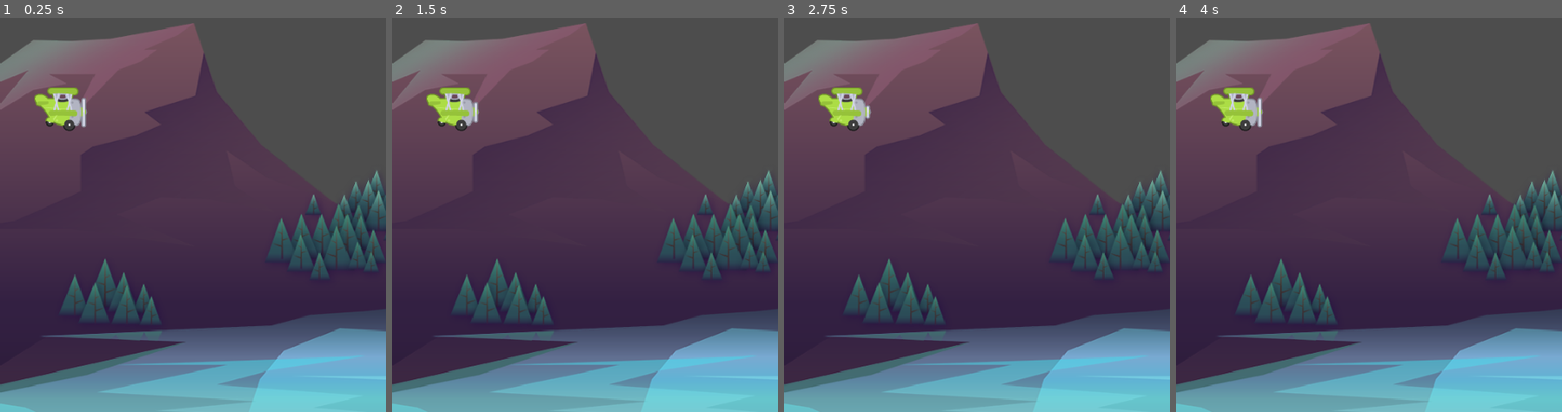
Above: before the commit, frames 1-4 (left to right).
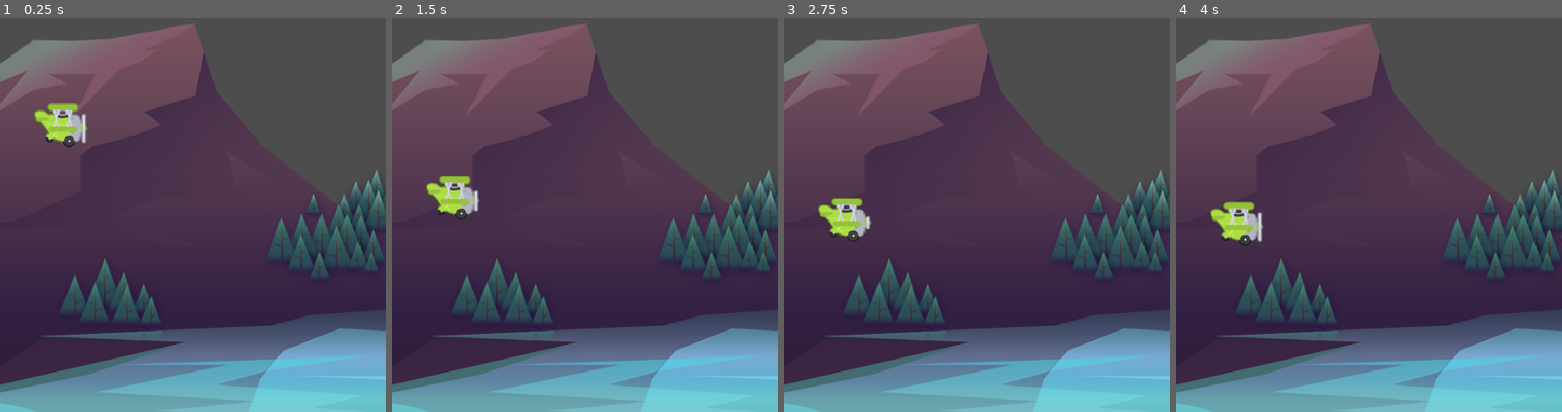
Above: after the commit, the same moments.

Repository: rvwell/TappyPlaneGD
Game: Godot game, scene res://scenes/game/game.tscn
The game is run twice, just before and just after one commit, with the same random seed, the same clock (stepped at 60 frames per second) and the same inputs.
Inputs:
- Up to frame 1 (0.25 s): no input
- Up to frame 2 (1.5 s): tap Space (fly, bound only after the commit) at 0.6, 1.35 s
- Up to frame 3 (2.75 s): tap Space (fly, bound only after the commit) at 2.1 s
- Up to frame 4 (4 s): tap Space (fly, bound only after the commit) at 2.85, 3.6 s

The runs differ from the first frame. In frame 1, 1.4% of the frame differs, in the area x 8-23%, y 17-33%; in frame 2, 2.0%; in frame 3, 1.9%; in frame 4, 2.1%, in the area x 8-23%, y 17-58%.

Commit message:
set player movement

Diff:
--- a/project.godot
+++ b/project.godot
@@ -21,6 +21,16 @@
 window/size/viewport_height=854
 window/stretch/mode="canvas_items"
 
+[input]
+
+fly={
+"deadzone": 0.2,
+"events": [Object(InputEventKey,"resource_local_to_scene":false,"resource_name":"","device":-1,"window_id":0,"alt_pressed":false,"shift_pressed":false,"ctrl_pressed":false,"meta_pressed":false,"pressed":false,"keycode":0,"physical_keycode":32,"key_label":0,"unicode":32,"location":0,"echo":false,"script":null)
+, Object(InputEventKey,"resource_local_to_scene":false,"resource_name":"","device":-1,"window_id":0,"alt_pressed":false,"shift_pressed":false,"ctrl_pressed":false,"meta_pressed":false,"pressed":false,"keycode":0,"physical_keycode":87,"key_label":0,"unicode":119,"location":0,"echo":false,"script":null)
+, Object(InputEventMouseButton,"resource_local_to_scene":false,"resource_name":"","device":-1,"window_id":0,"alt_pressed":false,"shift_pressed":false,"ctrl_pressed":false,"meta_pressed":false,"button_mask":1,"position":Vector2(158, 23),"global_position":Vector2(167, 71),"factor":1.0,"button_index":1,"canceled":false,"pressed":true,"double_click":false,"script":null)
+]
+}
+
 [rendering]
 
 renderer/rendering_method="mobile"
--- /dev/null
+++ b/scenes/plane/plane.gd
@@ -0,0 +1,23 @@
+extends CharacterBody2D
+
+const GRAVITY: float = 600
+const POWER: float = -200
+
+# Called when the node enters the scene tree for the first time.
+func _ready() -> void:
+	pass # Replace with function body.
+
+
+# Called every frame. 'delta' is the elapsed time since the previous frame.
+func _physics_process(delta: float) -> void:
+
+	velocity.y += GRAVITY* delta
+
+	fly()
+
+	move_and_slide()
+
+
+func fly() -> void:
+	if Input.is_action_just_pressed("fly"):
+		velocity.y = POWER
--- a/scenes/plane/plane.tscn
+++ b/scenes/plane/plane.tscn
@@ -1,5 +1,6 @@
-[gd_scene load_steps=7 format=3 uid="uid://2qg16myavaf2"]
+[gd_scene load_steps=8 format=3 uid="uid://2qg16myavaf2"]
 
+[ext_resource type="Script" uid="uid://bgj33qask6ncc" path="res://scenes/plane/plane.gd" id="1_cels0"]
 [ext_resource type="Texture2D" uid="uid://bwr5m0emsin1x" path="res://assets/plane/planes_sheet.png" id="1_xhrip"]
 
 [sub_resource type="AtlasTexture" id="AtlasTexture_cels0"]
@@ -36,6 +37,7 @@
 
 [node name="Plane" type="CharacterBody2D"]
 scale = Vector2(0.75, 0.75)
+script = ExtResource("1_cels0")
 
 [node name="AnimatedSprite2D" type="AnimatedSprite2D" parent="."]
 sprite_frames = SubResource("SpriteFrames_t4ive")
Not shown, added: scenes/plane/plane.gd.uid
